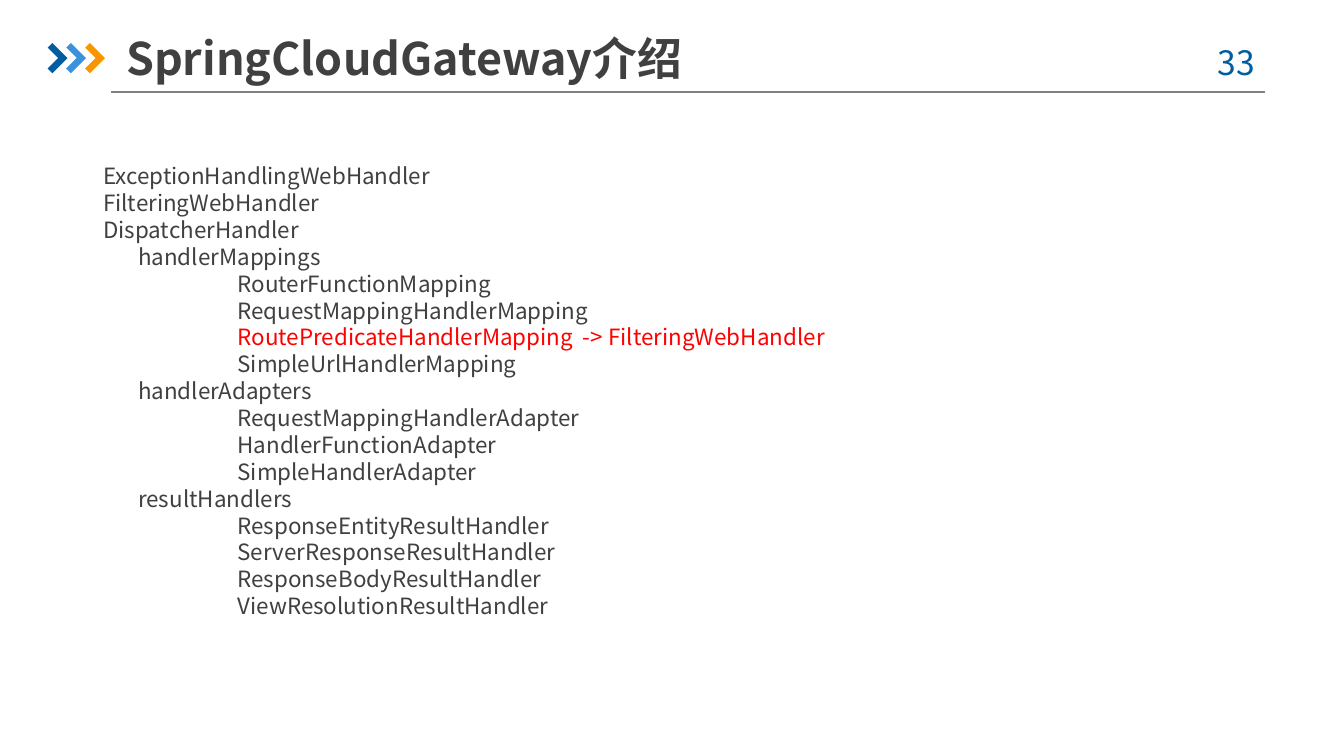
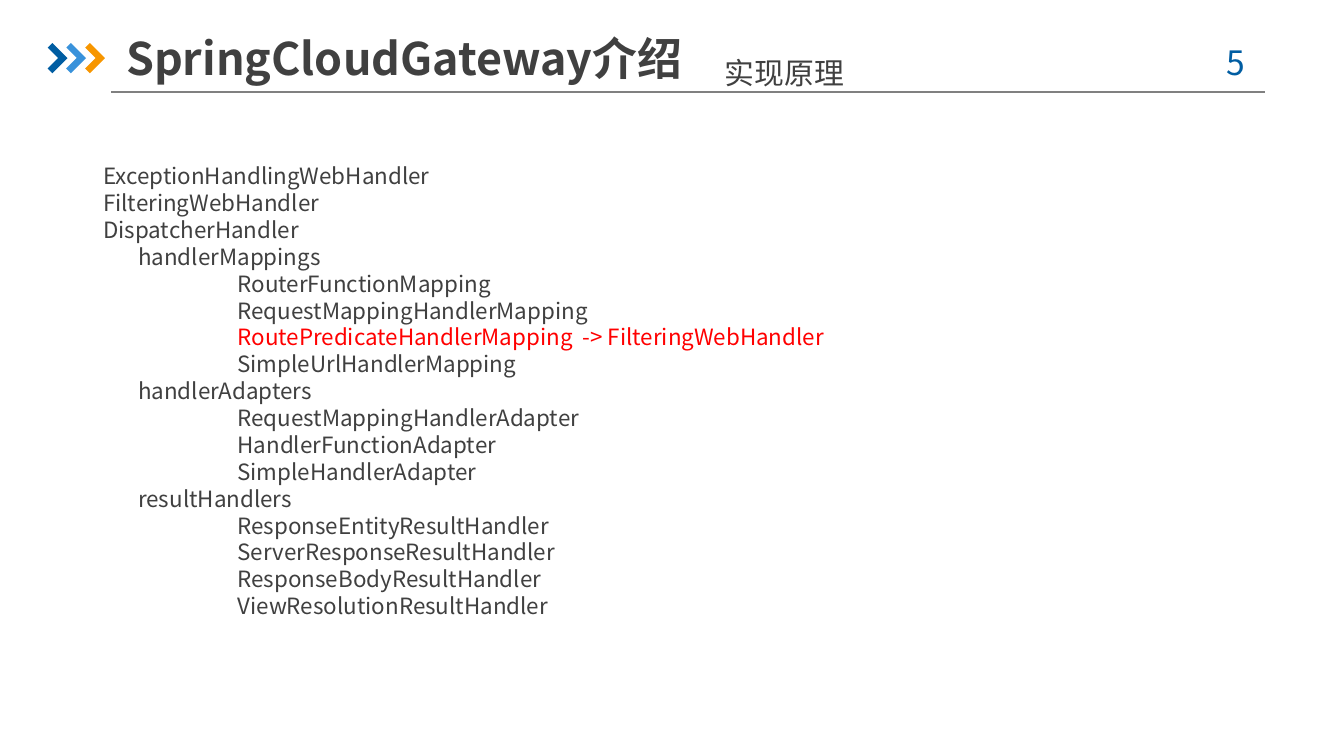
Before and after one commit to yizhou136/springcloudgateway, a slide deck: slide 5 of src/main/doc/SpringCloudGateway框架分析-周国宝.pptx (slide 33 before the commit). Drawn at 1344x756 pixels with LibreOffice and Linux fonts; fonts in the diff are those of the drawing; background and template pictures are left out. Boxes give left, top, right and bottom in pixels: in the first picture for what was removed or moved away, otherwise in the second. Text is boxed around its words. In the diff, an @@ line names an element or a change of style, - is before the commit and + after.

```diff
--- a/src/main/doc/SpringCloudGateway框架分析-周国宝.pptx
+++ b/src/main/doc/SpringCloudGateway框架分析-周国宝.pptx
@@ text added at box(725, 59, 844, 92), 16 pt, text #404040 @@
+实现原理
@@ page number at box(1227, 50, 1246, 76): text changed @@
-33
+5
```
Also in this commit, not shown: 19 other slides changed, 11 slides added, 6 slides removed, 6 other files.
